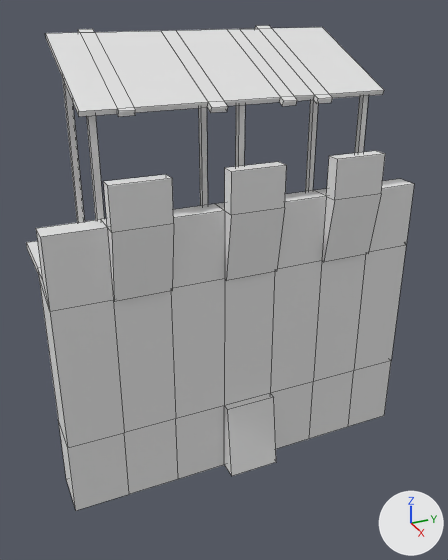
Before and after pictures for a commit that changed the FBX model Environment/Buildings/Wall_Tower/SM_Wall_02.fbx.
Before and after are seen from a 50 mm camera at (2.91, -1.31, 2.48) aimed at (0.08, -0.04, 1.06). The lights are fixed; the arrows at lower right show +X, +Y and +Z. Mesh edges are drawn as thin lines. Where no turn or scale is listed for an object, it has been applied to the vertices.

Names of what the first picture shows: 'Wall2'.
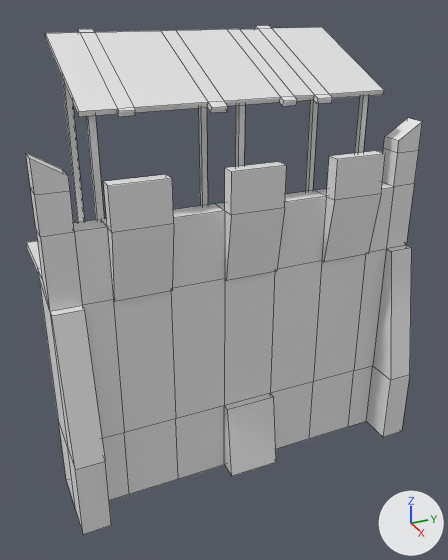
The newer file is also turned or shifted as a whole; pictures and numbers use the older file's frame.

Where the change shows, as pixel boxes [x1, y1, x2, y2] in the pictures (448 x 560 px):
'Wall2', reshaped
    before: [26, 25, 414, 511]
    after: [26, 25, 422, 534]
part 1 of me_cube_002, built on
    before: [26, 179, 414, 511]
    after: [26, 118, 422, 534]

The change, as a diff of the scene's bpy script:
```diff
--- a/Environment/Buildings/Wall_Tower/SM_Wall_02.fbx.py
+++ b/Environment/Buildings/Wall_Tower/SM_Wall_02.fbx.py
@@ me_cube_002 @@
 # used by ob_wall2; location = (0.0, 0.0, 0.0)
-me_cube_002.from_pydata(...)  # 292 vertices, 214 faces; spans x -0.4..0.42, y -1.0..1.0, z 0.0..2.33
+me_cube_002.from_pydata(...)  # 344 vertices, 262 faces; spans x -0.4..0.49, y -1.0..1.0, z 0.0..2.33
+# me_cube_002 part 1
+# 22 faces are deleted
+# 16 vertices are added at x 0.19..0.49, y -1.0..1.0, z 0.0..1.88
+# 22 new vertices lie (0.0, -0.14, 0.0) away from vertices in x -0.32..0.31, y -0.71..1.0, z 0.0..1.54
+# 8 new vertices lie (0.0, 0.0, 0.19) away from vertices in x 0.19..0.31, y -1.0..1.0, z 1.54
+# 6 new vertices lie (0.18, 0.0, 0.0) away from vertices in x 0.31, y -1.0..1.0, z 0.0..0.42
+# 70 new faces join them
 me_cube_002.materials.append(mat_wall_2)
```
